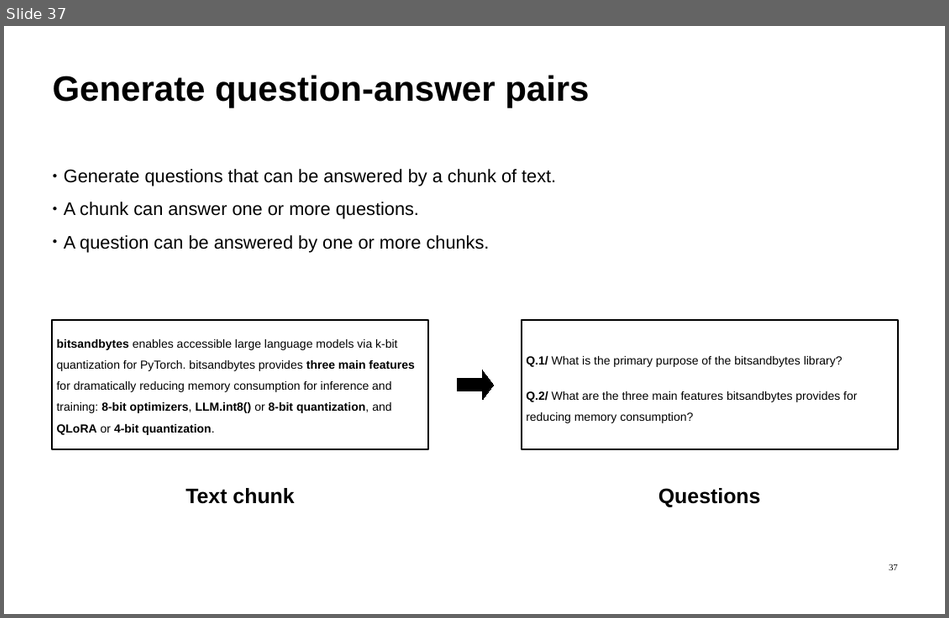
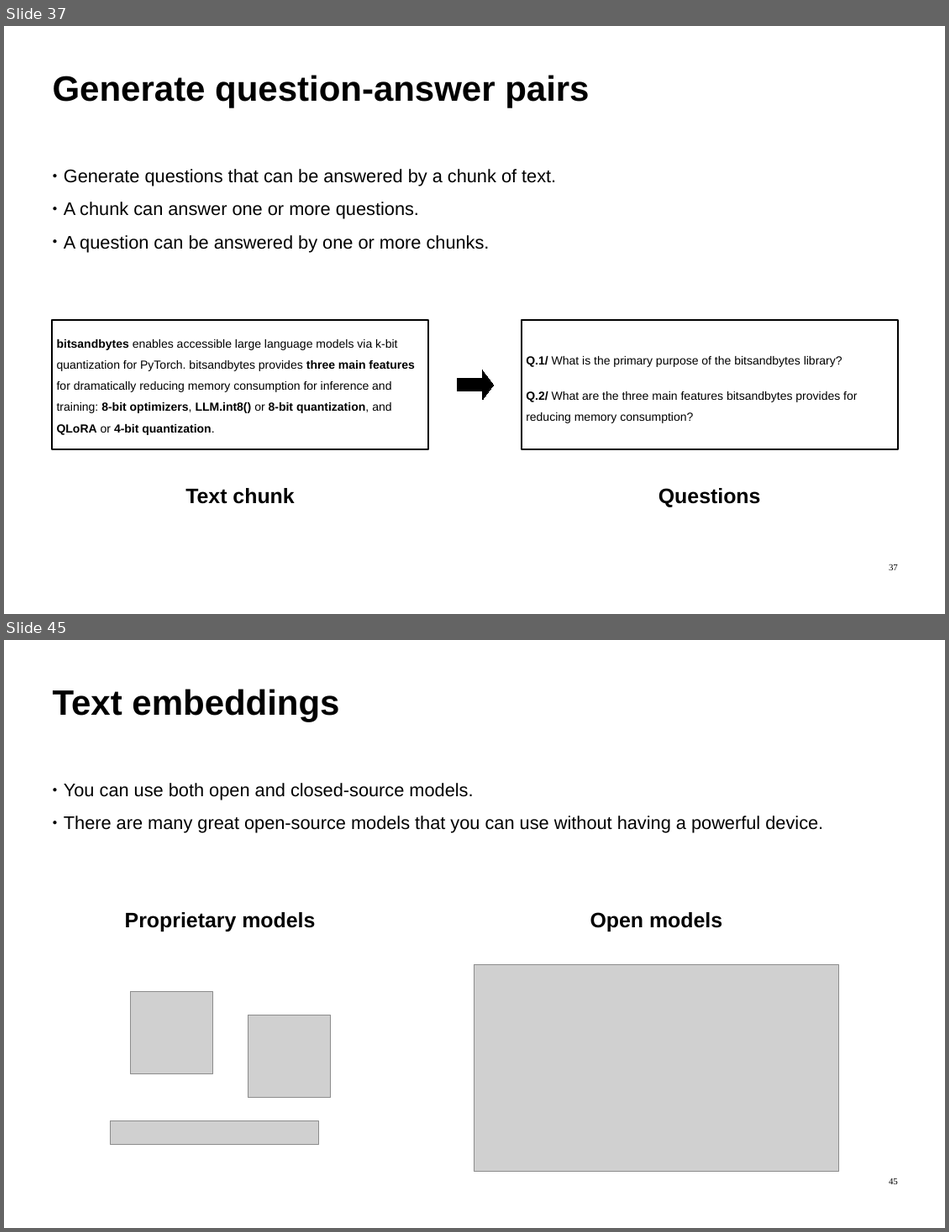
Before and after one commit to ImadSaddik/Benchmark_Embedding_Models, a slide deck: slides/benchmark_embedding_models.odp. Shown one above the other, each under a label of ours: slide 37 before the commit, slides 37 and 45 after it; the slides between them are not shown. The pictures are 949x618 and 949x1232 pixels, drawn with LibreOffice and Linux fonts; fonts in the diff are those of the drawing; grey boxes stand for pictures. Boxes give left, top, right and bottom in pixels: in the first picture for what was removed or moved away, otherwise in the second. Text is boxed around its words. In the diff, an @@ line names an element or a change of style, - is before the commit and + after.

Commit message:
Added the slides for the embedding section

```diff
--- a/slides/benchmark_embedding_models.odp
+++ b/slides/benchmark_embedding_models.odp
@@ slide 45 added at (x1=4, y1=640, x2=945, y2=1228), background #FFFFFF @@
@@ text added at (x1=53, y1=689, x2=339, y2=721), 54 pt, text #000000, bold @@
+Text embeddings
@@ text added at (x1=64, y1=783, x2=823, y2=833), 28 pt, text #000000 @@
+● You can use both open and closed-source models.
+● There are many great open-source models that you can use without having a powerful device.
@@ text added at (x1=125, y1=912, x2=315, y2=932), 32 pt, text #000000, bold @@
+Proprietary models
@@ text added at (x1=590, y1=912, x2=722, y2=932), 32 pt, text #000000, bold @@
+Open models
@@ picture added at (x1=474, y1=965, x2=838, y2=1171) @@
@@ picture added at (x1=130, y1=991, x2=212, y2=1073) @@
@@ picture added at (x1=248, y1=1015, x2=330, y2=1097) @@
@@ picture added at (x1=111, y1=1120, x2=318, y2=1144) @@
@@ page number added at (x1=889, y1=1178, x2=898, y2=1184), 14 pt, text #000000 @@
+45
```
Also in this commit, not shown: 11 other slides added, 6 other files.
